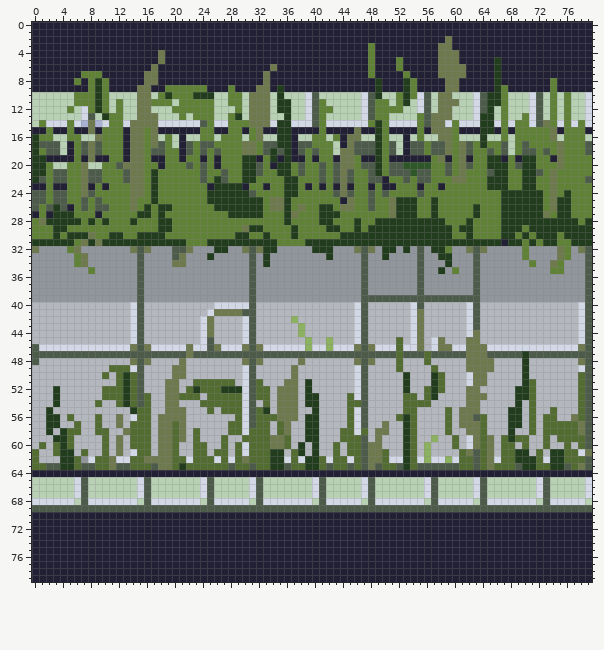
A sprite sheet gets an edit: GreatMeadow/Assets/Features/Maze_Namespace/Tiles/TileSprites/EastWest.png. The first picture shows the starting point.
The file is 80x80 pixels. Colours within 5 levels of each other are drawn and written as one.
And afterwards:
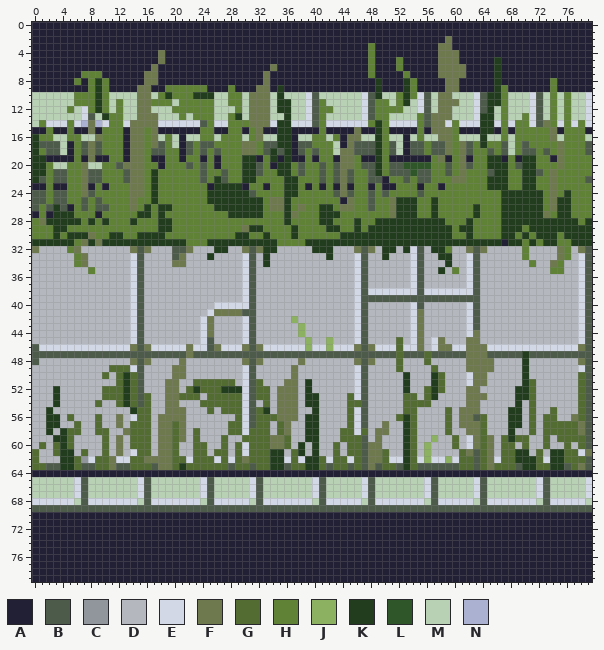
Palette (. is transparent): A #222034  B #4d5b4b  C #91959c  D #b4b8be  E #d2d8e5  F #6f794e  G #526c31  H #608237  J #8cb160  K #223d1e  L #2f5629  M #b8d1b5  N #aab1d1
Diff:
Changed rows in their new state; - is an unchanged pixel.
first column x 0:
32 -DDDD--DDDDDDD---DDD---DDD--DD-----DDDDD---DDD---D--D-E-D---DD---DDDDD-DDDD--D-
33 DDDDDD--DDDDDDE-DDDD--DDD-DDDDE-D-DDDDDDDD-DDDE-DD-DDDE-DD--DDE-DDDDDD-DDDD--DE
34 DDDDDD--DDDDDDE-DDDD--DDDDDDDDE-D-DDDDDDDDDDDDE-DDDDDDE-DDD-DDE-DDDDDDD-DD--DDE
35 DDDDDDDD-DDDDDE-DDDDDDDDDDDDDDE-DDDDDDDDDDDDDDE-DDDDDDE-DD-D-DE-DDDDDDDDDD--DDE
36 DDDDDDDDDDDDDDE-DDDDDDDDDDDDDDE-DDDDDDDDDDDDDDE-DDDDDDE-DDDDDDE-DDDDDDDDDDDDDDE
37 DDDDDDDDDDDDDDE-DDDDDDDDDDDDDDE-DDDDDDDDDDDDDDE-DDDDDDE-DDDDDDE-DDDDDDDDDDDDDDE
38 DDDDDDDDDDDDDDE-DDDDDDDDDDDDDDE-DDDDDDDDDDDDDDE-EEEEEEE-EEEEEEE-DDDDDDDDDDDDDDE
39 DDDDDDDDDDDDDDE-DDDDDDDDDDDDDDE-DDDDDDDDDDDDDDE-----------------DDDDDDDDDDDDDDE
